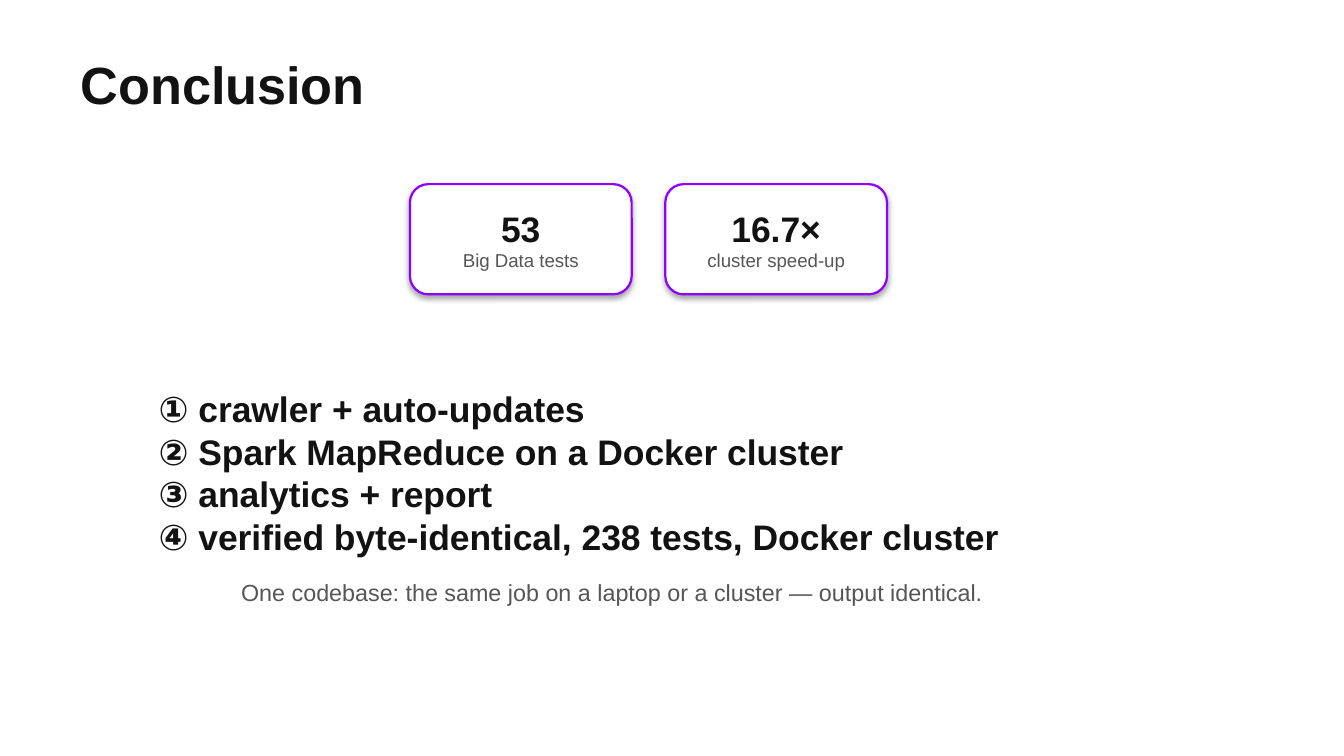
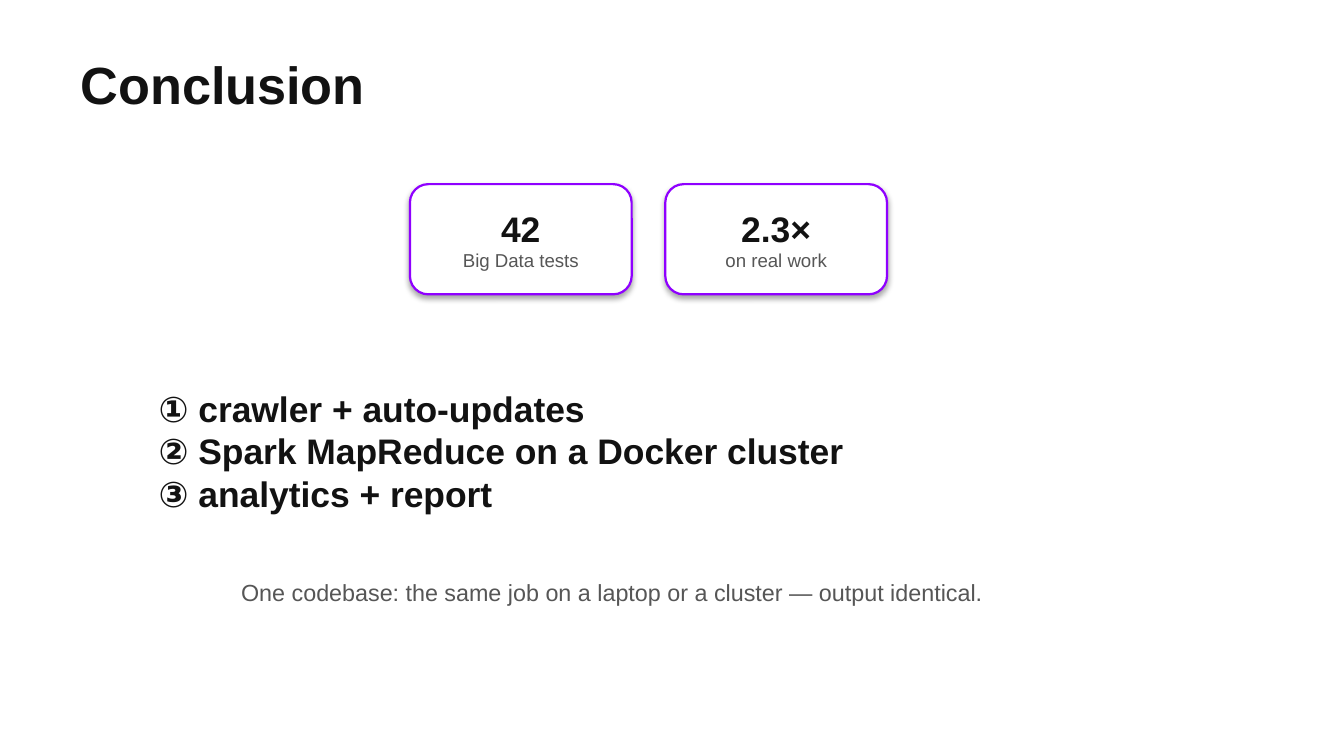
Before and after one commit to Sqaard/Portfolio-Aware-Search, a slide deck: slide 13 of presentations/BigData_ITMO.pptx. Drawn at 1344x756 pixels with LibreOffice and Linux fonts; fonts in the diff are those of the drawing; background and template pictures are left out. Boxes give left, top, right and bottom in pixels: in the first picture for what was removed or moved away, otherwise in the second. Text is boxed around its words. In the diff, an @@ line names an element or a change of style, - is before the commit and + after.

```diff
--- a/presentations/BigData_ITMO.pptx
+++ b/presentations/BigData_ITMO.pptx
@@ text in rounded rectangle at (501,217,540,242): text changed @@
-53
+42
@@ text in rounded rectangle at (725,217,827,267): text changed @@
-16.7×
-cluster speed-up
+2.3×
+on real work
@@ text at (159,524,998,557): paragraph removed @@
-④ verified byte-identical, 238 tests, Docker cluster
```
Also in this commit, not shown: 1 other slide changed, 2 slides added, 2 slides removed.
